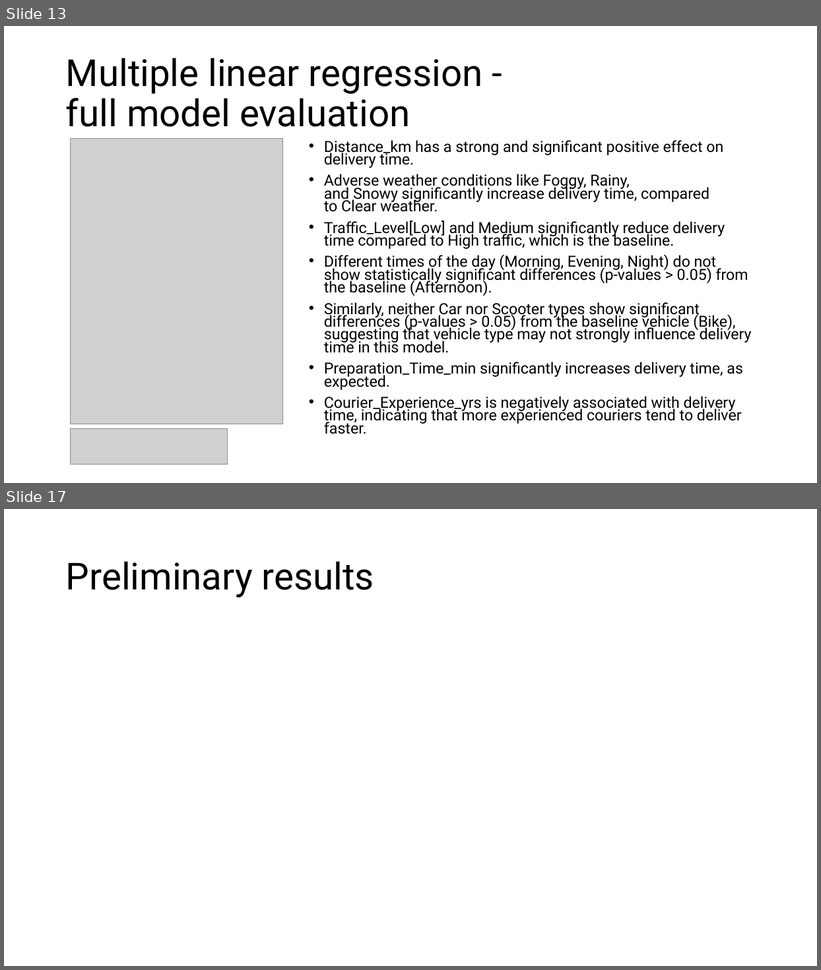
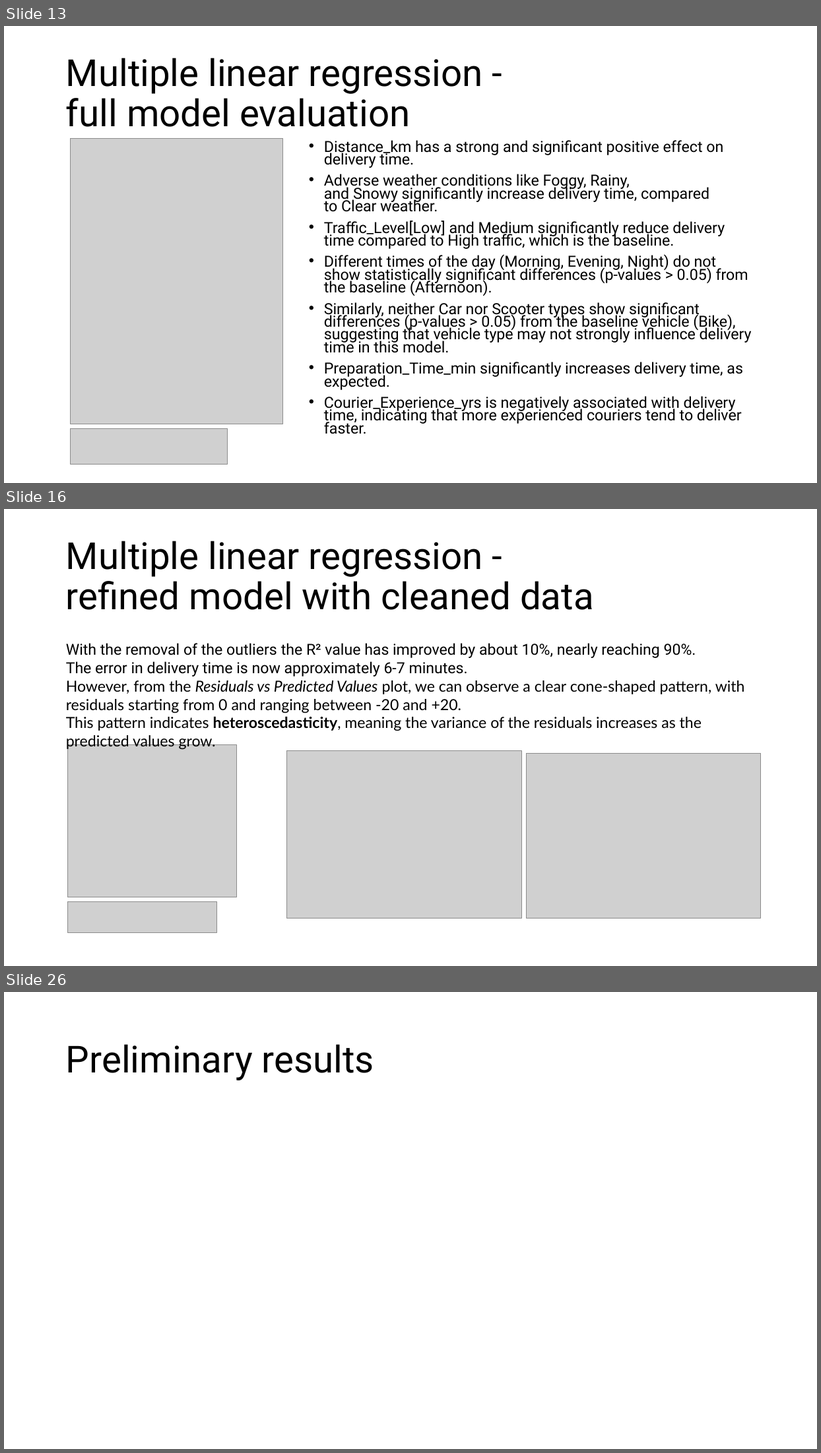
Before and after one commit to DanieleGotti/Food_Delivery_Time_Prediction, a slide deck: Presentazione_progetto.pptx. Shown one above the other, each under a label of ours: slides 13 and 17 before the commit, slides 13, 16 and 26 after it; the slides between them are not shown. The pictures are 821x970 and 821x1453 pixels, drawn with LibreOffice and Linux fonts; fonts in the diff are those of the drawing; grey boxes stand for pictures. Boxes give left, top, right and bottom in pixels: in the first picture for what was removed or moved away, otherwise in the second. Text is boxed around its words. In the diff, an @@ line names an element or a change of style, - is before the commit and + after.

```diff
--- a/Presentazione_progetto.pptx
+++ b/Presentazione_progetto.pptx
@@ slide 16 added at [4,509,817,966], background #FFFFFF @@
@@ title added at [66,541,594,610], 44 pt, text #000000 @@
+Multiple linear regression -
+refined model with cleaned data
@@ text added at [66,643,745,751], 18 pt, text #000000 @@
+With the removal of the outliers the R² value has improved by about 10%, nearly reaching 90%.
+The error in delivery time is now approximately 6-7 minutes.
+However, from the Residuals vs Predicted Values plot, we can observe a clear cone-shaped pattern, with residuals starting from 0 and ranging between -20 and +20.
+This pattern indicates heteroscedasticity, meaning the variance of the residuals increases as the predicted values grow.
@@ picture added at [67,745,236,898] @@
@@ picture added at [287,751,522,919] @@
@@ picture added at [526,753,761,918] @@
@@ picture added at [67,902,217,933] @@
@@ what was slide 17 is now slide 26 @@
```
Also in this commit, not shown: 5 slides changed, 8 other slides added, 42 other files.
